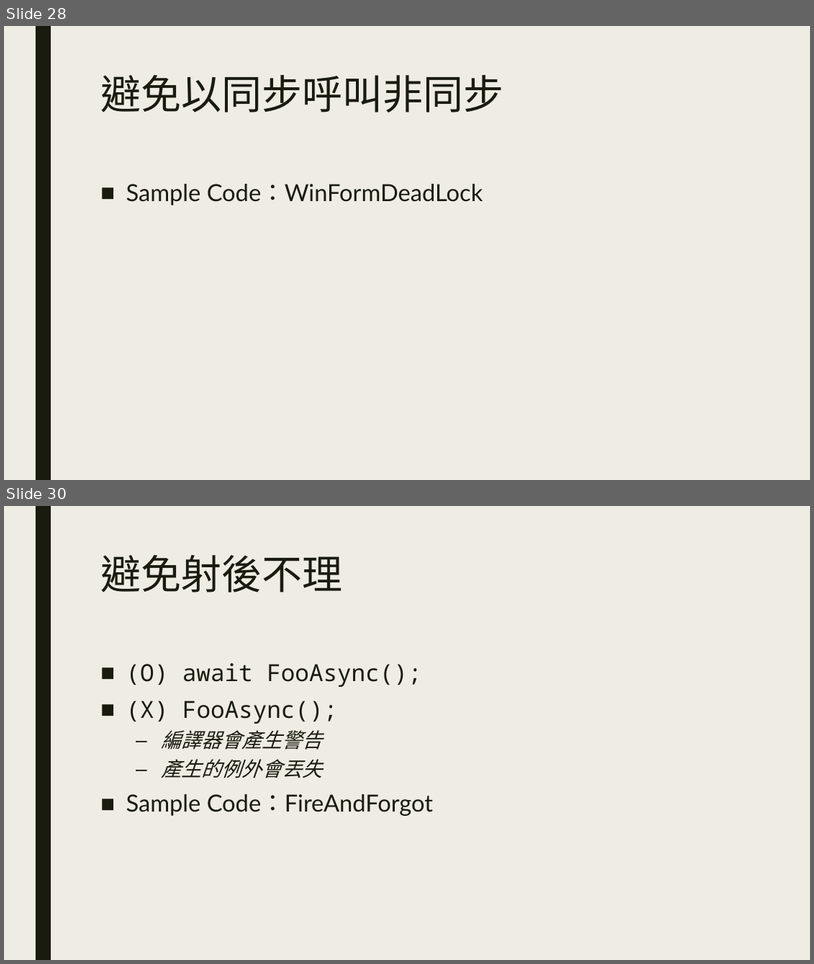
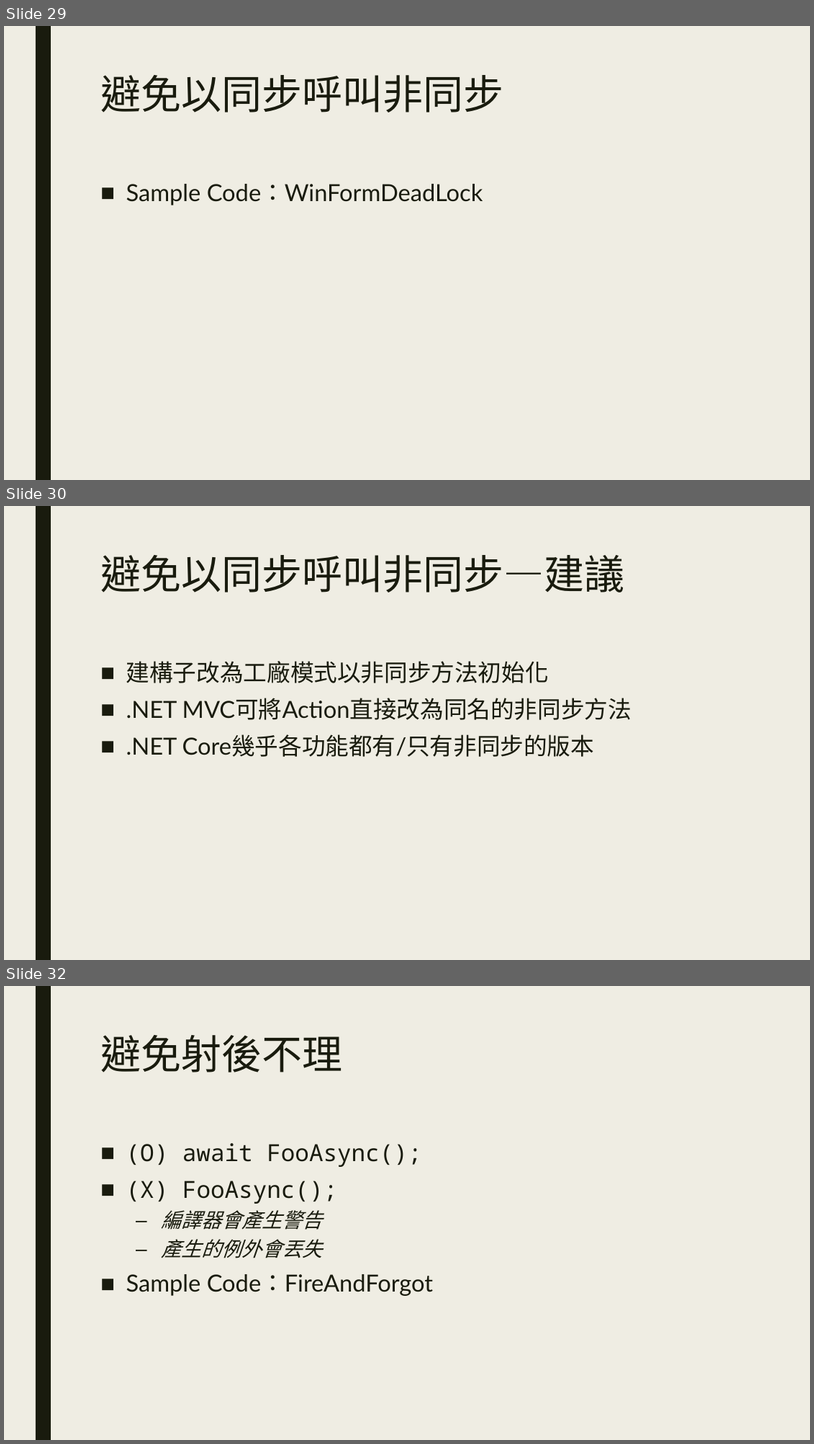
Before and after one commit to ryans610/.NET-Async-Basic, a slide deck: .NET非同步入門.pptx. Shown one above the other, each under a label of ours: slides 28 and 30 before the commit, slides 29, 30 and 32 after it; the slides between them are not shown. The pictures are 814x964 and 814x1444 pixels, drawn with LibreOffice and Linux fonts; fonts in the diff are those of the drawing. Boxes give left, top, right and bottom in pixels: in the first picture for what was removed or moved away, otherwise in the second. Text is boxed around its words. In the diff, an @@ line names an element or a change of style, - is before the commit and + after.

```diff
--- a/.NET非同步入門.pptx
+++ b/.NET非同步入門.pptx
@@ slide 30 added at (4, 506, 810, 960), background #EFEDE3; not listed: 1 template element that a slide beside it also shows @@
@@ title added at (100, 555, 625, 592), 48 pt, text #191B0E @@
+避免以同步呼叫非同步—建議
@@ text added at (126, 661, 632, 757), 28 pt, text #191B0E @@
+■ 建構子改為工廠模式以非同步方法初始化
+■ .NET MVC可將Action直接改為同名的非同步方法
+■ .NET Core幾乎各功能都有/只有非同步的版本
@@ what was slide 28 is now slide 29 @@
@@ what was slide 30 is now slide 32 @@
```
Also in this commit, not shown: 8 slides changed, 1 other slide added.
